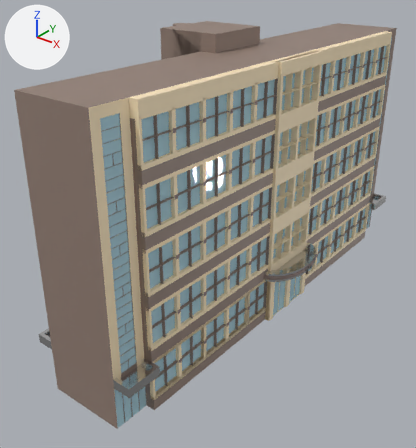
An edit to the glTF model building/glb/6building_2.glb, drawn before and after from the same camera.
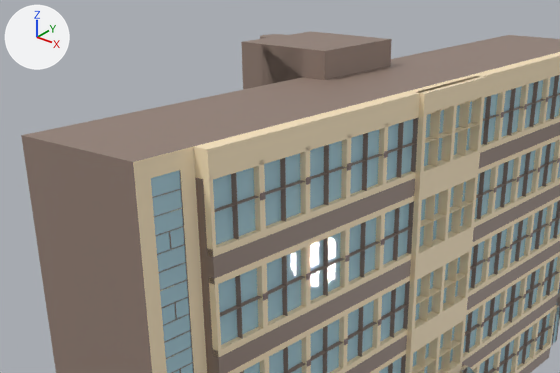
Old and new are each drawn whole from a camera (50 mm lens) standing at (181.6, -273.2, 207.8) and looking at (-17.8, -24.0, 53.3) and again close up on the part from 0% to 89% of the width and 0% to 55% of the height. The lights are fixed; the arrows at upper left show +X, +Y and +Z. Where no turn or scale is listed for an object, it has been applied to the vertices.

The older version as bpy lines, for what is in view:
```python
me_cube = bpy.data.meshes.new('Cube')
me_cube.from_pydata(...)  # 680 vertices, 1484 faces; spans x -2.0..2.0, y -21.0..21.0, z -78.0..78.0
me_cube.materials.append(mat_gidung)  # beige #ffeac3
me_cube_003 = bpy.data.meshes.new('Cube.003')
me_cube_003.from_pydata(...)  # a box spanning x -1.0..1.0, y -1.0..1.0, z -1.0..1.0
me_cube_003.materials.append(mat_gidung)  # beige #ffeac3
me_cube_036 = bpy.data.meshes.new('Cube.036')
me_cube_036.from_pydata(...)  # 280 vertices, 420 faces; spans x -1.0..1.0, y -51.9..39.1, z -7.2..7.2
me_cube_036.materials.append(mat_gidung)  # beige #ffeac3
ob_center = bpy.data.objects.new('center', me_cube)
ob_center.location = (25.0, 0.0, 77.5)
ob_cube_001 = bpy.data.objects.new('Cube.001', me_cube_003)
ob_cube_001.location = (22.6, 0.0, 151.0)
ob_cube_001.scale = (2.5, 120.0, 4.0)
ob_cube_036 = bpy.data.objects.new('Cube.036', me_cube_036)
ob_cube_036.location = (24.1, 77.1, 78.2)
ob_cube_036.scale = (1.1, 1.1, 10.0)
# also in view: 'Cube.049' at (24.0, -70.0, 78.1); '5,6사이건물' at (-43.6, 0.0, 82.5); 'right-side-building' at (-2.5, -130.0, 77.5); 'Cube.051' at (24.0, -70.0, 108.1); 'Cube.054' at (24.0, -70.0, 138.1)
```
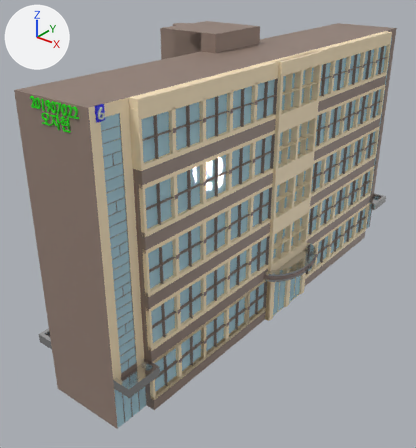
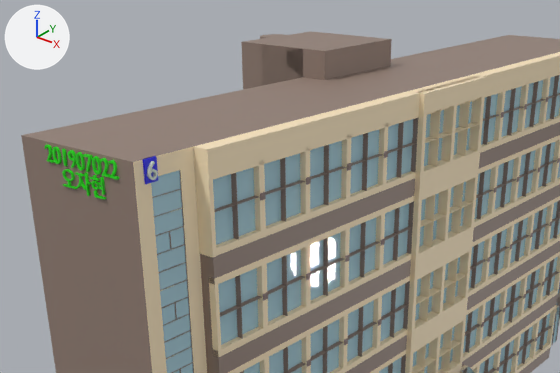
Pixel boxes (x1, y1, x2, y2) of what changed, in the close-ups (560 x 373 px):
'Cube.022', added
    after: (194, 162, 216, 257)
'7.001', added (green)
    after: (45, 144, 119, 180)
'7.002', added (green)
    after: (62, 169, 106, 200)
'Cube.017', added
    after: (142, 156, 158, 184)
'7', added
    after: (147, 161, 158, 180)

What the commit changed:
Material '글자' (mat_글자) is new.
Its base color is (0.0198, 0.8, 0.00802) (green #26e716).
Material '숫자글자' (mat_숫자글자) is new.
Its base color is (0.699, 0.8, 0.676) (white #dae7d7).
Material 'Number' (mat_number) is new.
Its base color is (0.00326, 0.0, 0.8) (blue #0b00e7).
Mesh me_text_003 is new.
It has 580 vertices, 1140 faces and spans x -8.4..8.4, y -0.6..0.6, z -2.9..2.9.
It uses material mat_글자 (green #26e716).
Mesh me_text_001 is new.
It has 1396 vertices, 2772 faces and spans x -14.2..14.2, y -0.6..0.6, z -2.2..2.2.
It uses material mat_글자 (green #26e716).
Mesh me_text_002 is new.
It has 242 vertices, 484 faces and spans x -1.29..1.29, y -1.45..1.26, z -2.22..2.28.
It uses material mat_숫자글자 (white #dae7d7).
Mesh me_cube_004 is new.
It is a box spanning x -0.5..0.5, y -2.0..2.0, z -3.0..3.0.
It uses material mat_number (blue #0b00e7).
Object 'Cube.022' (ob_cube_022) is new; it shows me_cube_003.
Its location is (22.6, -119.7, 138.6).
Its scale is (2.5, 0.5, 12.5).
Object '7.002' (ob_7_002) is new; it shows me_text_003.
Its location is (0.0, -140.0, 146.4).
Object '7.001' (ob_7_001) is new; it shows me_text_001.
Its location is (0.0, -140.0, 152.0).
Object '7' (ob_7) is new; it shows me_text_002.
Its location is (20.0, -135.0, 152.0).
Object 'Cube.017' (ob_cube_017) is new; it shows me_cube_004.
Its location is (20.0, -135.0, 152.0).
